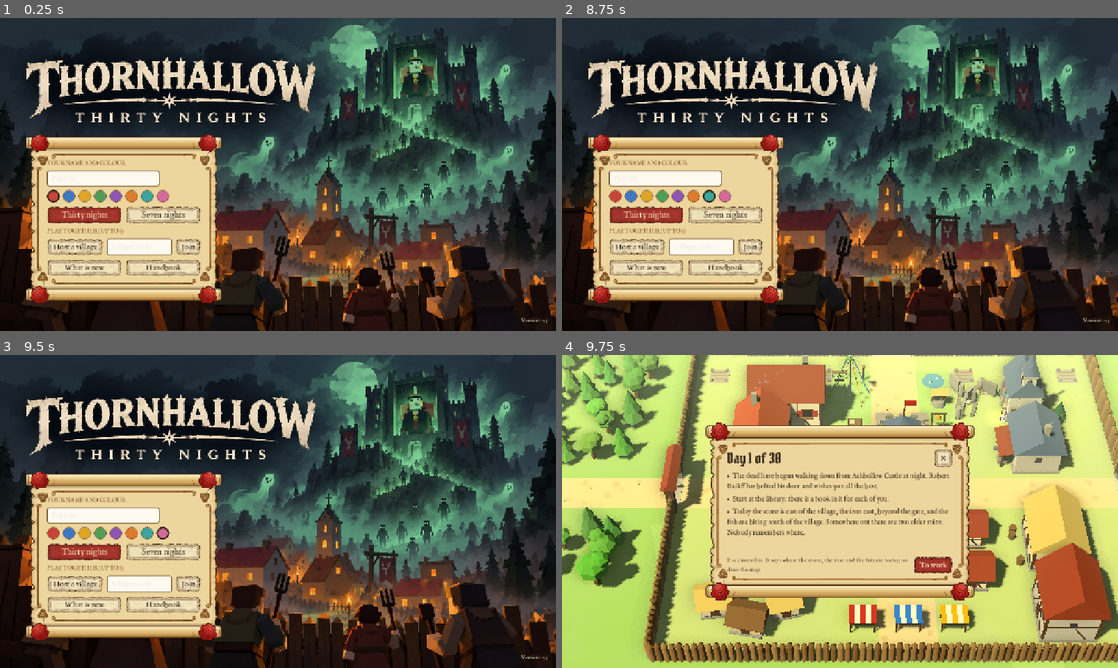
Above: before the commit, frames 1-4 (two rows, left to right).
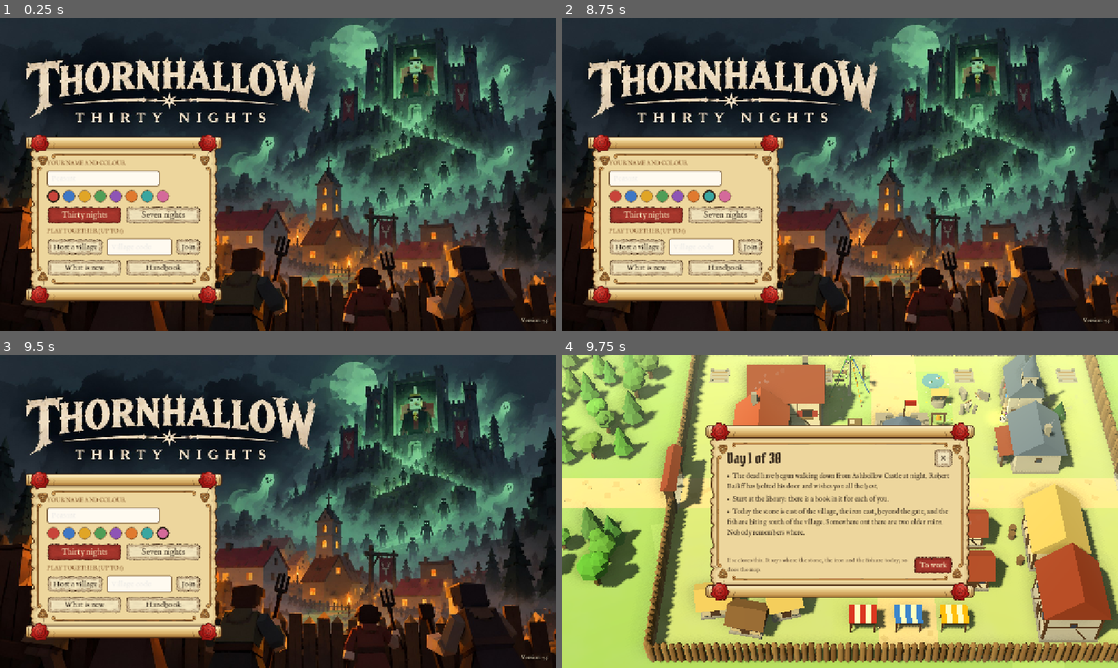
Above: after the commit, the same moments.

Repository: wijji551/Peasant
Game: Godot game, scene res://boot.tscn
Two runs of this game, one before a commit and one after it. Both use one fixed random seed, a clock stepped at 60 frames per second and the inputs below.
Inputs (mouse positions are in pixels of both pictures, inside the frame that each line leads up to):
- Up to frame 1 (0.25 s): no input
- Up to frame 2 (8.75 s): click "What is new" at 0.5 s; click "✕" at 1.25 s; click "What is new" at 2 s; click "Back" at 2.75 s; click (617, 196) at 3.52 s; click (628, 196) at 4.27 s; click (645, 196) at 5.02 s; click (662, 196) at 5.77 s; click (678, 196) at 6.52 s; click (695, 196) at 7.27 s; click (706, 196) at 8.02 s
- Up to frame 3 (9.5 s): click (161, 533) at 8.77 s
- Up to frame 4 (9.75 s): click "Thirty nights" at 9.5 s

Frames 1-3 are identical in both runs. In frame 4, 0.6% of the frame differs, in the area x 48-79%, y 5-62%.

Commit message:
The old ruins inside the village made smaller, for elbow room by the towers
Co-Authored-By: Claude Opus 5.5 <noreply@anthropic.com>
Claude-Session: https://claude.ai/code/session_019dg2uksZJ9KpXppdt4Byah

Diff:
--- a/godot/scripts/rules/map.gd
+++ b/godot/scripts/rules/map.gd
@@ -114,7 +114,7 @@
 		return _ruin_now
 	var rub := []
 	var pil := []
-	var spots := [{"x": 9.8, "z": -14.3, "ruin": 0}, {"x": 12.3, "z": -16.6, "ruin": 0}]
+	var spots := [{"x": 10.0, "z": -14.0, "ruin": 0}, {"x": 11.8, "z": -15.6, "ruin": 0}]
 	var pick := RandomNumberGenerator.new()
 	pick.seed = game_seed * 17 + day * 733 + 5
 	var a := pick.randi_range(0, D.RUIN_SITES.size() - 1)
--- a/godot/scripts/ui/labels.gd
+++ b/godot/scripts/ui/labels.gd
@@ -6,7 +6,7 @@
 	["Market", 0.0, 21.6, 3.2], ["Smithy", 16.5, -4.7, 6.0], ["Storehouse", 17.0, 10.6, 6.5], ["Library", 17.0, 20.4, 8.0],
 	["Slum", -17.6, 20.5, 3.4], ["The Thorny Rose Inn", -17.5, -4.7, 7.5], ["Bailiff’s House", -14.5, -12.6, 8.6],
 	["Farms: food", -58.0, 30.0, 1.5], ["The keep", 0.0, 0.0, 12.4], ["Chapel: the priest", 17.0, -14.0, 8.4],
-	["Old ruins: search", 10.8, -15.4, 3.4], ["Ruins: search", "ruin1", 0.0, 5.0], ["Ruins: search", "ruin2", 0.0, 5.0],
+	["Old ruins: search", 10.9, -14.8, 3.0], ["Ruins: search", "ruin1", 0.0, 5.0], ["Ruins: search", "ruin2", 0.0, 5.0],
 	["Outcrop: stone", "quarry", 0.0, 3.6], ["Mine: iron", "mine", 0.0, 4.0], ["Jetty: fishing", "jetty", 0.0, 1.6],
 	["Old mine: steel", -108.0, -44.0, 4.0], ["The old mill", 104.0, 30.0, 9.0], ["Merchant", "cart", 0.0, 3.2], ["Bailiff’s back door", -14.5, -16.4, 2.8],
 	["A chest", "chest", 0.0, 1.9], ["The bar", 60.0, 235.3, 2.6], ["Old Marge", 55.4, 240.9, 2.3], ["Tam the Carter", 64.4, 241.2, 2.4], ["A stranger", 52.6, 235.0, 2.3],
--- a/godot/scripts/world.gd
+++ b/godot/scripts/world.gd
@@ -572,10 +572,10 @@
 		Build.box(self, Vector3(0.62, 1.2, 0.07), Vector3(D.BAILIFF_AT.x + sx * 1.02, 2.28, -9.3), C.red, 0.0, 0.0, 0.0)
 	# the old ruins and the priest's chapel
 	_chapel()
-	for i in 9:
-		Build.box(self, Vector3(rr(1, 2.6), rr(0.5, 2.3), 0.5), Vector3(rr(8.3, 13.2), 0, rr(-18.2, -12.4)), C.stone2 if i % 2 else C.stone3, rr(0, 3))
-	for p in [Vector2(9.2, -16), Vector2(8.4, -11.6)]:
-		Build.cyl(self, 0.36, 0.42, rr(1.4, 2.6), Vector3(p.x, 0, p.y), C.stone2, 6)
+	for i in 6:                                     # (smaller since version 7.6: the towers wanted the elbow room)
+		Build.box(self, Vector3(rr(0.7, 1.6), rr(0.4, 1.5), 0.42), Vector3(rr(9.4, 12.4), 0, rr(-16.2, -12.8)), C.stone2 if i % 2 else C.stone3, rr(0, 3))
+	for p in [Vector2(9.6, -15.2), Vector2(9.0, -12.4)]:
+		Build.cyl(self, 0.3, 0.36, rr(1.0, 1.7), Vector3(p.x, 0, p.y), C.stone2, 6)
 	# the Thorny Rose Inn
 	house(-17.5, -4.7, PI / 2, 8, 6, 4.2, C.cream, C.roof, false, true, 3.0)
 	Build.box(self, Vector3(0.18, 3, 0.18), Vector3(-13.4, 0, -1.4), C.timber)
